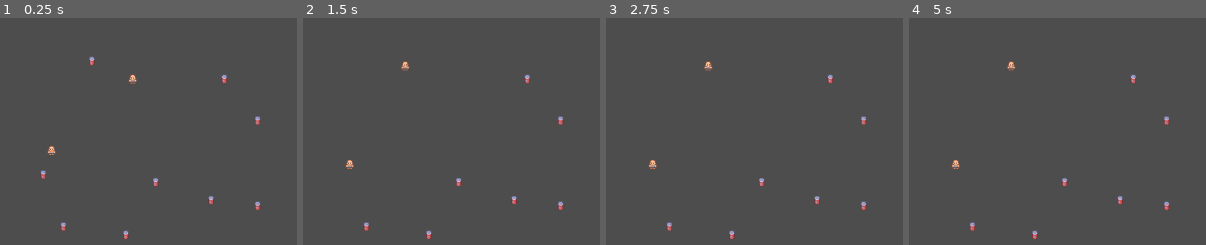
Above: before the commit, frames 1-4 (left to right).
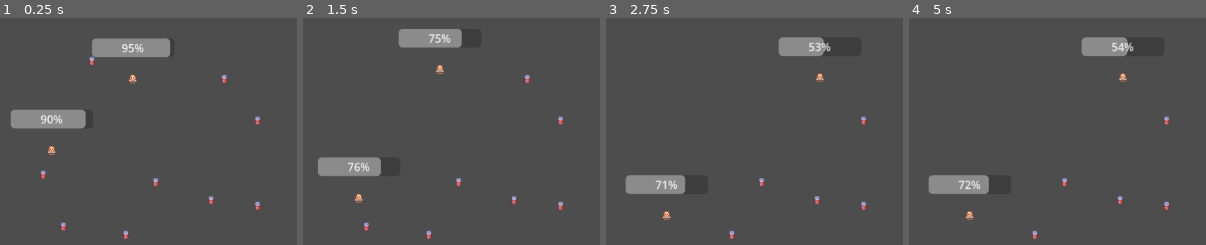
Above: after the commit, the same moments.

Repository: rundoom/Upraiser
Game: Godot game, scene res://world/world.tscn
Two runs of this game, one before a commit and one after it. Both use one fixed random seed, a clock stepped at 60 frames per second and the inputs below.
Inputs:
- Up to frame 1 (0.25 s): no input
- Up to frame 2 (1.5 s): no input
- Up to frame 3 (2.75 s): no input
- Up to frame 4 (5 s): tap Enter at 3.5 s; tap Space at 4.25 s

The runs differ from the first frame. In frame 1, 4.3% of the frame differs, in the area x 3-58%, y 8-49%; in frame 2, 3.8%; in frame 3, 3.4%; in frame 4, 3.4%.

Commit message:
Energymeter and consuming energy on movement

Diff:
--- a/creature/npc/npc.gd
+++ b/creature/npc/npc.gd
@@ -5,7 +5,11 @@
 @export var SPEED := 100
 
 @export var MAX_ENERGY := 300
-@export var energy := MAX_ENERGY
+@export var energy := MAX_ENERGY:
+	set(val):
+		energy = val
+		$ProgressBar.value = energy
+
 @export var energy_consume_idle := 1
 
 @export var MAX_FOOD := 30
@@ -18,6 +22,7 @@
 
 func _physics_process(delta: float) -> void:
 	move_and_slide()
+	energy -= get_real_velocity().length()/100
 
 
 func energy_consume() -> void:
--- a/creature/npc/npc.tscn
+++ b/creature/npc/npc.tscn
@@ -149,5 +149,13 @@
 [node name="CollisionShape2D" type="CollisionShape2D" parent="Picker"]
 shape = SubResource("CircleShape2D_i6oj1")
 
+[node name="ProgressBar" type="ProgressBar" parent="."]
+offset_left = -59.0
+offset_top = -58.0
+offset_right = 60.0
+offset_bottom = -31.0
+max_value = 300.0
+step = 1.0
+
 [connection signal="ready" from="." to="." method="check_needs"]
 [connection signal="body_entered" from="Picker" to="." method="_on_picker_body_entered"]
--- a/loot/food.tscn
+++ b/loot/food.tscn
@@ -7,4 +7,4 @@
 script = ExtResource("2_ddp77")
 dissolve_tick = 1
 dissolve_rate = 1
-volume = 20
+volume = 15
